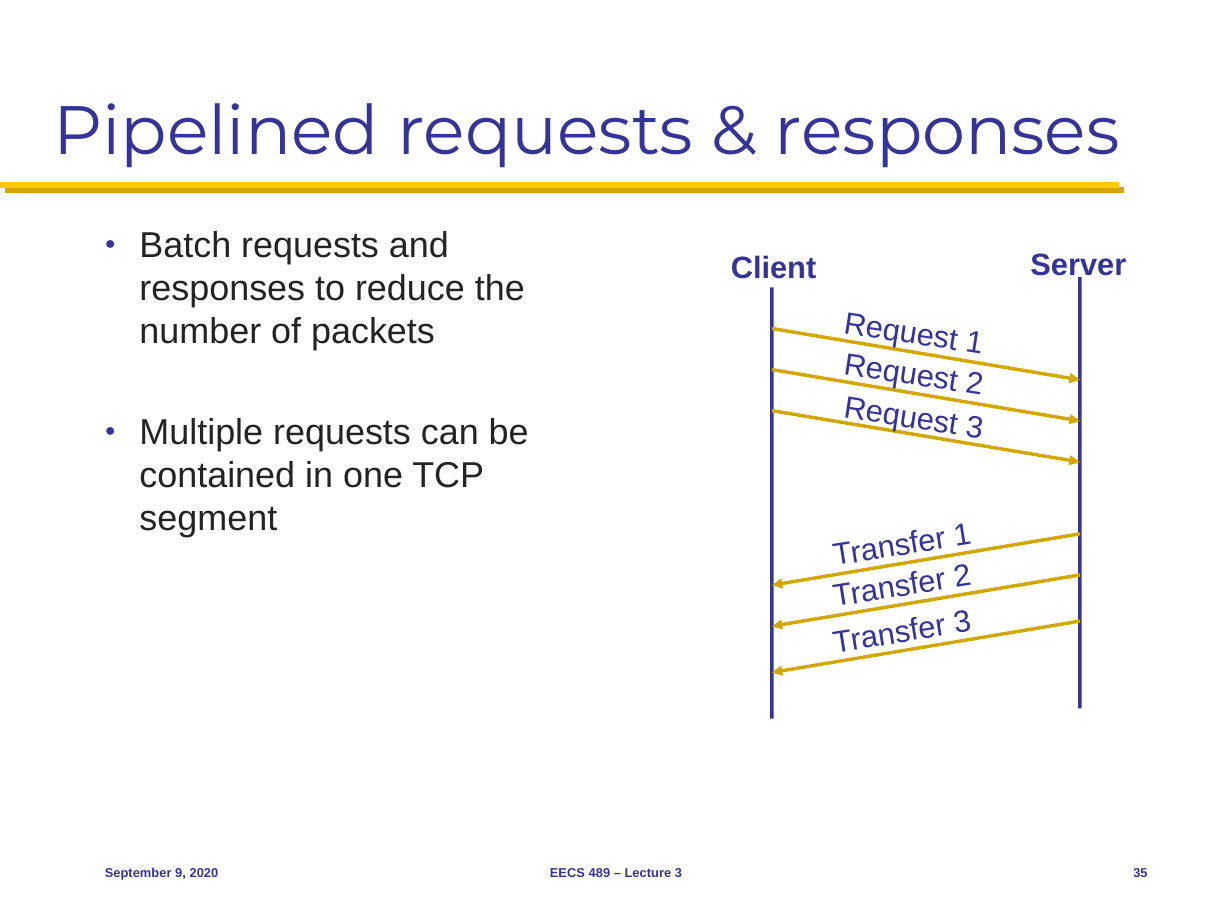
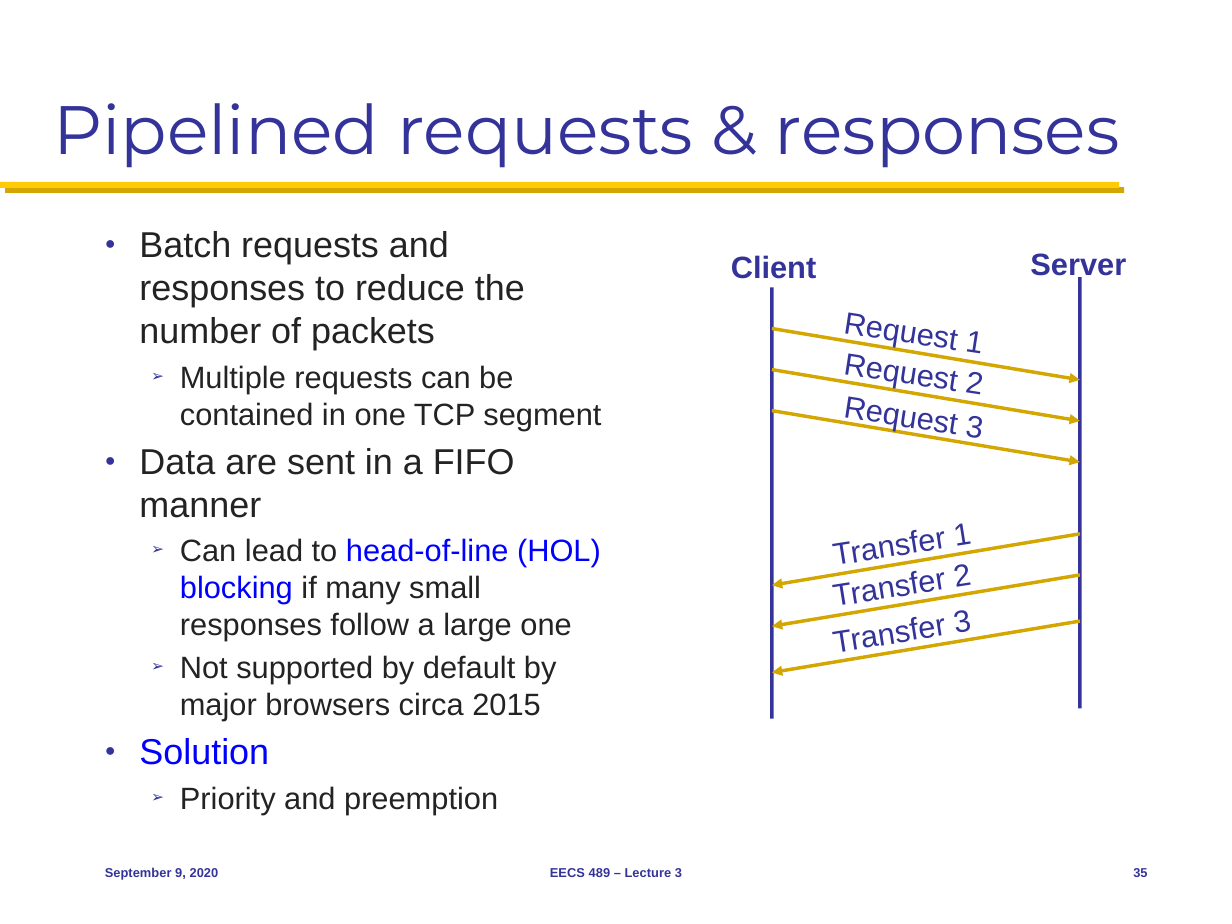
Before and after one commit to mosharaf/eecs489, a slide deck: slide 35 of Slides/090920.pptx. Drawn at 1232x924 pixels with LibreOffice and Linux fonts; fonts in the diff are those of the drawing. Boxes give left, top, right and bottom in pixels: in the first picture for what was removed or moved away, otherwise in the second. Text is boxed around its words. In the diff, an @@ line names an element or a change of style, - is before the commit and + after.

Commit message:
Sep 9 updates.

```diff
--- a/Slides/090920.pptx
+++ b/Slides/090920.pptx
@@ text at bbox=[180, 365, 601, 430]: size 21 to 18 pt in "Multiple requests can be contained in one ..."; bullet ● to ➢; list level 1 to 2 in "Multiple requests can be contained ..." @@
@@ text at bbox=[139, 448, 601, 814]: paragraphs added @@
+● Data are sent in a FIFO manner
+  ➢ Can lead to head-of-line (HOL) blocking if many small responses follow a large one
+  ➢ Not supported by default by major browsers circa 2015
+● Solution
+  ➢ Priority and preemption
```
